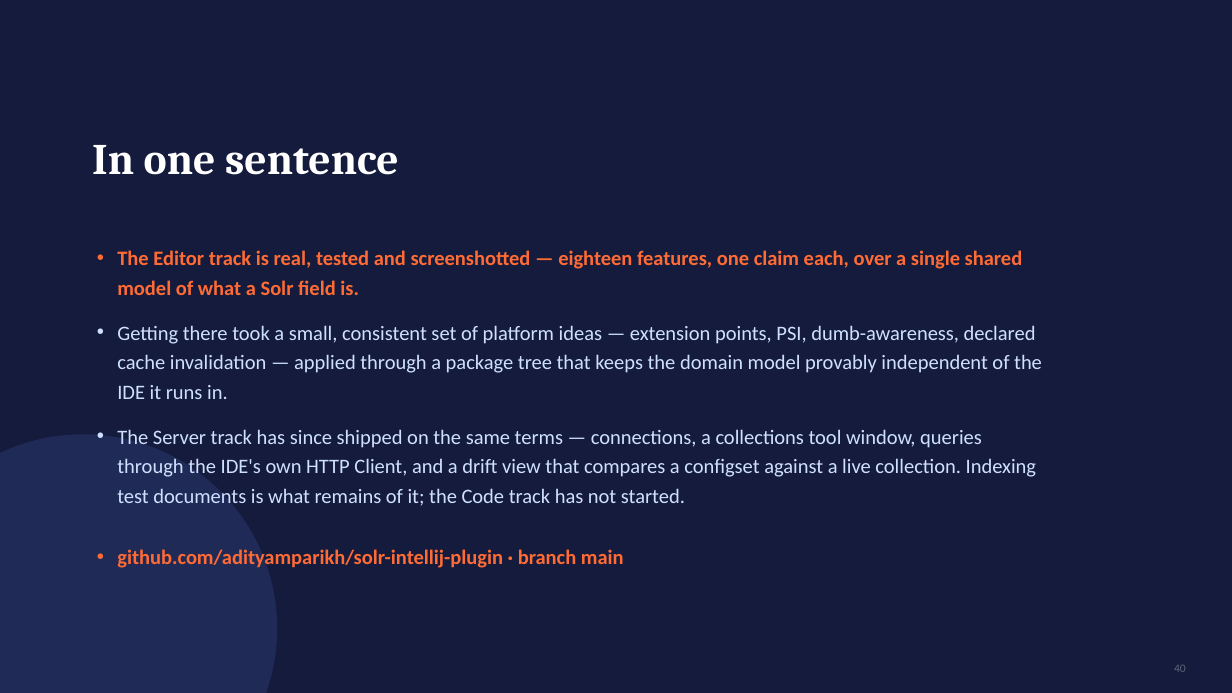
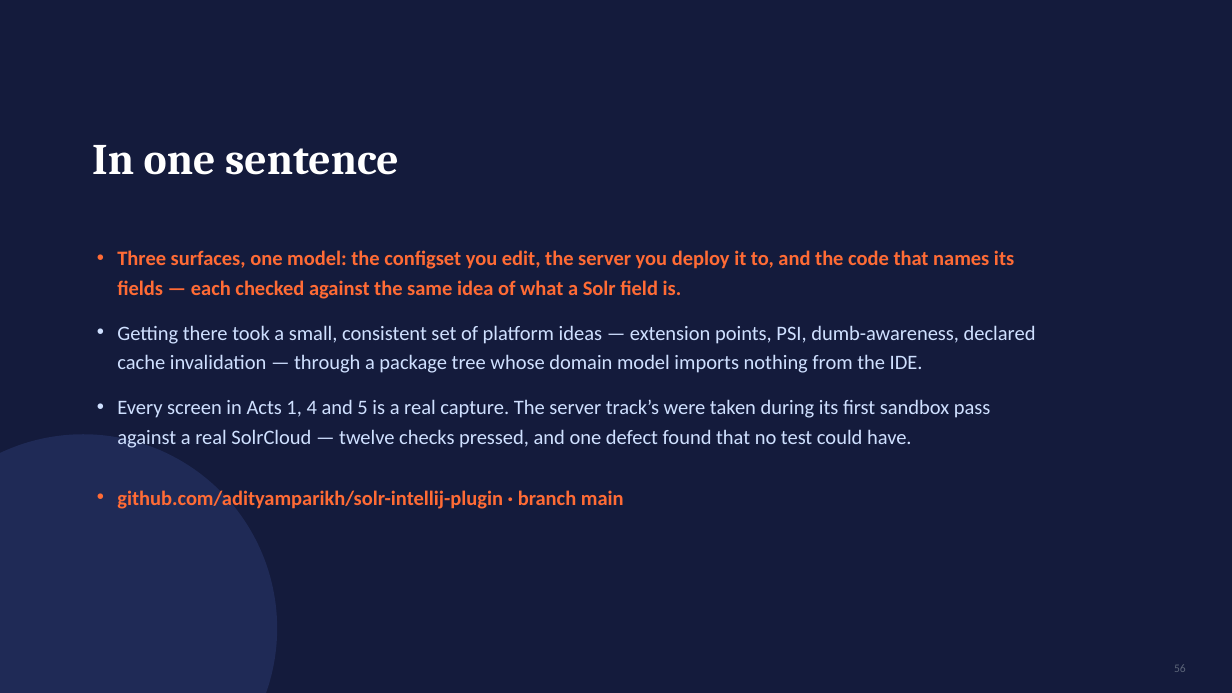
Before and after one commit to adityamparikh/solr-intellij-plugin, a slide deck: slide 56 of docs/presentation/solr-intellij-plugin.pptx (slide 40 before the commit). Drawn at 1232x693 pixels with LibreOffice and Linux fonts; fonts in the diff are those of the drawing. Boxes give left, top, right and bottom in pixels: in the first picture for what was removed or moved away, otherwise in the second. Text is boxed around its words. In the diff, an @@ line names an element or a change of style, - is before the commit and + after.

```diff
--- a/docs/presentation/solr-intellij-plugin.pptx
+++ b/docs/presentation/solr-intellij-plugin.pptx
@@ text at (117,250,1036,448): text changed @@
-• The Editor track is real, tested and screenshotted — eighteen features, one claim each, over a single shared model of what a Solr field is.
-• Getting there took a small, consistent set of platform ideas — extension points, PSI, dumb-awareness, declared cache invalidation — applied through a package tree that keeps the domain model provably independent of the IDE it runs in.
-• The Server track has since shipped on the same terms — connections, a collections tool window, queries through the IDE's own HTTP Client, and a drift view that compares a configset against a live collection. Indexing test documents is what remains of it; the Code track has not started.
+• Three surfaces, one model: the configset you edit, the server you deploy it to, and the code that names its fields — each checked against the same idea of what a Solr field is.
+• Getting there took a small, consistent set of platform ideas — extension points, PSI, dumb-awareness, declared cache invalidation — through a package tree whose domain model imports nothing from the IDE.
+• Every screen in Acts 1, 4 and 5 is a real capture. The server track’s were taken during its first sandbox pass against a real SolrCloud — twelve checks pressed, and one defect found that no test could have.
@@ text at (1174,664,1186,672): text changed @@
-40
+56
```
Also in this commit, not shown: 3 other slides changed, 16 slides added, 2 other files.
